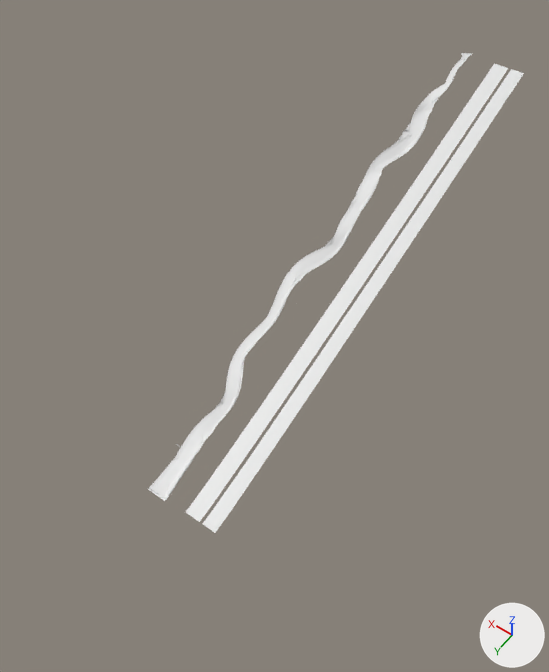
A saved change to the Blender file assets/track3.blend.
Both versions are drawn from a 50 mm camera at (-19721.0, 54211.0, 34237.0) aimed at (-90.0, 26728.0, -8952.0). The lights are fixed; the arrows at lower right show +X, +Y and +Z. Materials are left out; every surface is plain grey.

In view in the first picture: 'Outer.001', 'TrackBez', 'TrackBez.001', 'TrackBez.for.mat'.
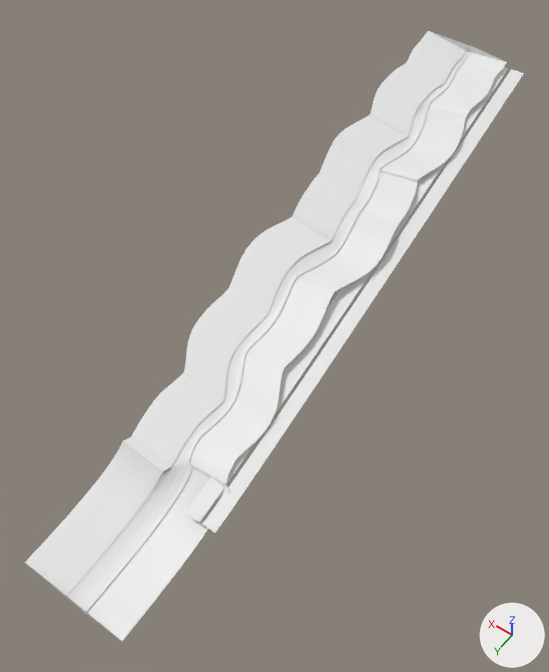
What differs and where, as boxes [x1, y1, x2, y2] in the pictures (549 x 672 px):
'TrackBez.002', added: after [25, 31, 507, 641]
'TrackBez', reshaped (24% wider, 26% taller): before [149, 53, 472, 500]; after [67, 51, 468, 613]
'TrackBez.001', reshaped (23% wider, 25% taller): before [148, 54, 468, 501]; after [74, 51, 469, 612]
'TrackBez.for.mat', deleted: before [193, 66, 505, 519]

What changed in the scene script:
```text
Change me_mesh_023:
    used by ob_trackbez_001; location = (0.0, 0.0, 0.0); scale = (1.0, 4.0, 1.0)
    remove me_mesh_023.from_pydata(...)  # 1612 vertices, 1436 faces; spans x -718.0..1652.0, y -7.0..10029.0, z -12342.0..3.0
    add me_mesh_023.from_pydata(...)  # 1629 vertices, 1440 faces; spans x -946.0..1661.0, y -49.0..12060.0, z -14363.0..82.0
    me_mesh_023 part 1: 1612 vertices removed from x -718.0..1652.0, y -7.0..10029.0, z -12342.0..3.0; 1629 vertices added at x -946.0..1661.0, y -49.0..12060.0, z -14363.0..82.0
Change cu_beziercurve_001:
    where _sp = cu_beziercurve_001.splines.new('BEZIER'); _sp.bezier_points.add(15)
    remove _sp.bezier_points.foreach_set('co', [-1.0, 0.0, 0.0, 149.0, 398.2, -698.9, -30.97, 854.4, -1266.0, 389.3, 1139.0, -1635.0, 471.4, 1453.0, -2040.0, -253.9, 2160.0, -2992.0, 891.9, 2955.0, -3993.0, 209.3, 3814.0, -4966.0, -199.8, 4713.0, -5930.0, 1226.0, 5613.0, -6931.0, 733.7, 6490.0, -8348.0, 1085.0, 7330.0, -9297.0, -234.6, 8103.0, -10486.0, 236.4, 8785.0, -11132.0, 0.913, 9342.0, -11742.0, 1.0, 10000.0, -12268.0])
    remove _sp.bezier_points.foreach_set('handle_left', [16.4, -129.0, 251.7, 148.9, 144.9, -368.6, -141.0, 676.8, -1045.0, 277.4, 1039.0, -1504.0, 458.3, 1351.0, -1812.0, -493.7, 1932.0, -2495.0, 827.3, 2783.0, -3366.0, 46.83, 3499.0, -4378.0, -169.8, 4364.0, -5027.0, 1144.0, 5313.0, -6529.0, 733.7, 6201.0, -7994.0, 1286.0, 7060.0, -8922.0, -170.0, 7837.0, -9997.0, 177.5, 8577.0, -10931.0, 0.886, 9178.0, -11576.0, 1.0, 9901.0, -12265.0])
    remove _sp.bezier_points.foreach_set('handle_right', [-38.88, 280.8, -548.1, 149.0, 524.8, -864.0, 24.06, 943.3, -1376.0, 501.1, 1239.0, -1765.0, 491.8, 1611.0, -2396.0, -54.67, 2350.0, -3404.0, 964.5, 3148.0, -4699.0, 363.7, 4115.0, -5525.0, -218.6, 4931.0, -6497.0, 1308.0, 5912.0, -7332.0, 733.8, 6779.0, -8702.0, 884.4, 7600.0, -9672.0, -277.6, 8280.0, -10813.0, 295.2, 8993.0, -11333.0, 0.968, 9670.0, -12074.0, 1.0, 12758.0, -12343.0])
    add _sp.bezier_points.foreach_set('co', [7.643, -46.32, 73.01, 149.0, 398.2, -698.9, -30.97, 854.4, -1266.0, 389.3, 1139.0, -1635.0, 471.4, 1453.0, -2040.0, -253.9, 2160.0, -2992.0, 891.9, 2955.0, -3993.0, 209.3, 3814.0, -4966.0, -199.8, 4713.0, -5930.0, 1226.0, 5613.0, -6931.0, 733.7, 6490.0, -8348.0, 1085.0, 7330.0, -9297.0, -234.6, 8103.0, -10486.0, 236.4, 8785.0, -11132.0, 0.913, 9342.0, -11742.0, 1.0, 12060.0, -14384.0])
    add _sp.bezier_points.foreach_set('handle_left', [25.04, -175.3, 324.8, 148.9, 144.9, -368.6, -141.0, 676.8, -1045.0, 313.0, 1031.0, -1486.0, 458.3, 1351.0, -1812.0, -337.2, 1915.0, -2465.0, 827.3, 2783.0, -3366.0, 46.83, 3499.0, -4378.0, -169.8, 4364.0, -5027.0, 1144.0, 5313.0, -6529.0, 733.7, 6201.0, -7994.0, 1286.0, 7060.0, -8922.0, -170.0, 7837.0, -9997.0, 174.8, 8626.0, -10891.0, 185.6, 9175.0, -11551.0, 1.0, 9686.0, -14377.0])
    add _sp.bezier_points.foreach_set('handle_right', [-30.24, 234.4, -475.1, 149.0, 524.8, -864.0, 24.06, 943.3, -1376.0, 469.2, 1252.0, -1790.0, 491.8, 1611.0, -2396.0, -183.6, 2368.0, -3437.0, 964.5, 3148.0, -4699.0, 363.7, 4115.0, -5525.0, -218.6, 4931.0, -6497.0, 1308.0, 5912.0, -7332.0, 733.8, 6779.0, -8702.0, 884.4, 7600.0, -9672.0, -277.6, 8280.0, -10813.0, 298.5, 8946.0, -11375.0, -273.5, 9590.0, -12027.0, 1.0, 19513.0, -14406.0])
    where _sp = cu_beziercurve_001.splines.new('BEZIER'); _sp.bezier_points.add(15)
    remove _sp.bezier_points.foreach_set('tilt', [-0.028, 0.143, 0.282, 0.316, -0.18, 0.121, -0.0014, -0.165, -0.0984, 0.267, 0.2, 0.221, 0.206, 0.373, 0.418, 0.332])
    add _sp.bezier_points.foreach_set('tilt', [0.018, 0.00632, 0.103, 0.127, -0.18, 0.121, -0.0014, -0.318, -0.0984, 0.0338, 0.2, 0.0489, 0.206, 0.153, 0.105, 0.367])
Remove ob_trackbez_for_mat:
    ob_trackbez_for_mat = bpy.data.objects.new('TrackBez.for.mat', me_mesh_001)
Add ob_trackbez_002:
    ob_trackbez_002 = bpy.data.objects.new('TrackBez.002', me_mesh_016)  # 752 vertices, 376 faces; spans x -4137.0..5264.0, y -49.0..12060.0, z -14363.0..617.0
    ob_trackbez_002.location = (0.0, 0.0, 0.0)
    ob_trackbez_002.scale = (1.0, 4.0, 1.0)
```
